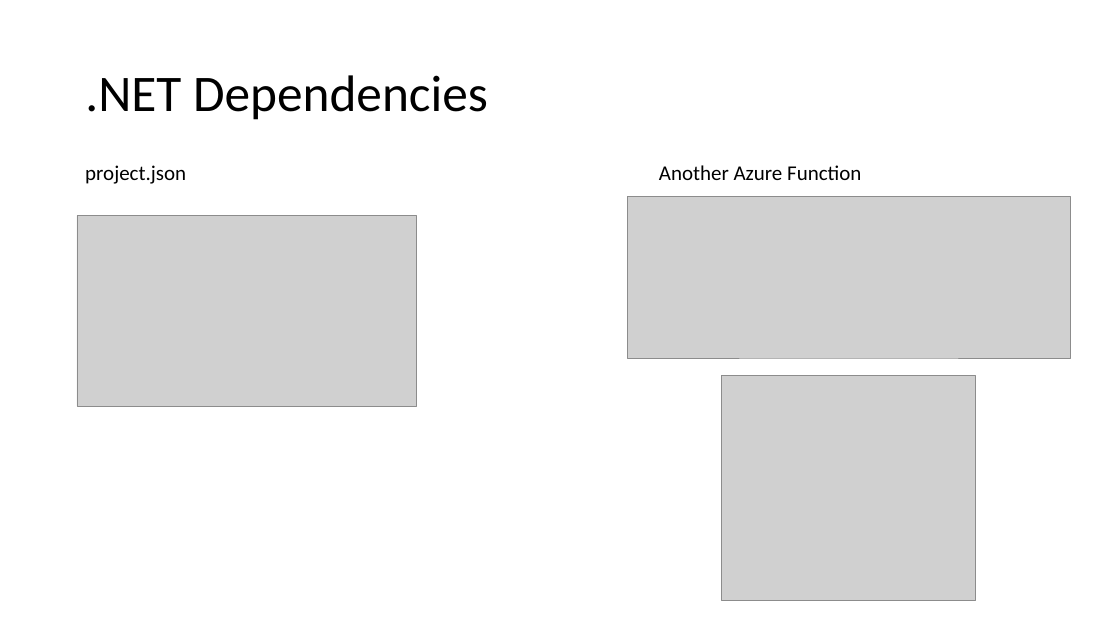
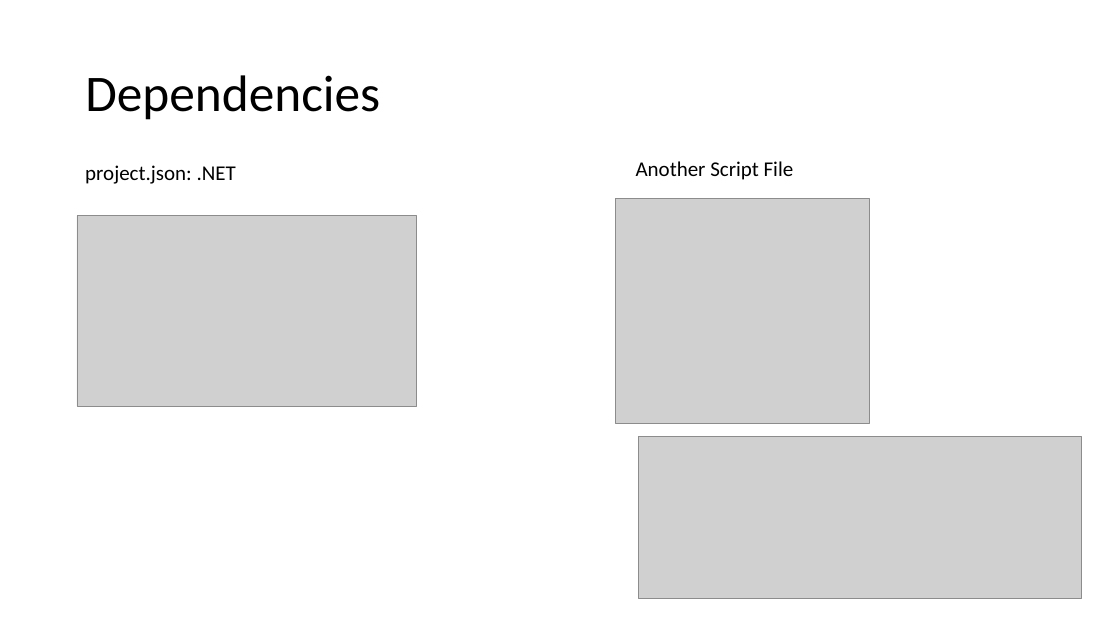
Before and after one commit to jamessdixon/Trinug.MainMeeting.March2017, a slide deck: slide 16 of Presentation/AzureFunctions.pptx. Drawn at 1120x630 pixels with LibreOffice and Linux fonts; fonts in the diff are those of the drawing; grey boxes stand for pictures. Boxes give left, top, right and bottom in pixels: in the first picture for what was removed or moved away, otherwise in the second. Text is boxed around its words. In the diff, an @@ line names an element or a change of style, - is before the commit and + after.

```diff
--- a/Presentation/AzureFunctions.pptx
+++ b/Presentation/AzureFunctions.pptx
@@ title at (85, 75, 380, 120): text changed @@
-.NET Dependencies
+Dependencies
@@ text at (85, 165, 236, 184): text changed @@
-project.json
+project.json: .NET
@@ text at (636, 161, 794, 180): text changed @@
-Another Azure Function
+Another Script File
@@ picture: place and size @@
-picture at (722, 376, 975, 601)
+picture at (616, 199, 870, 423)
@@ picture: place and size @@
-picture at (628, 197, 1070, 359)
+picture at (639, 437, 1082, 599)
```
Also in this commit, not shown: 7 other slides changed, 5 other files.
